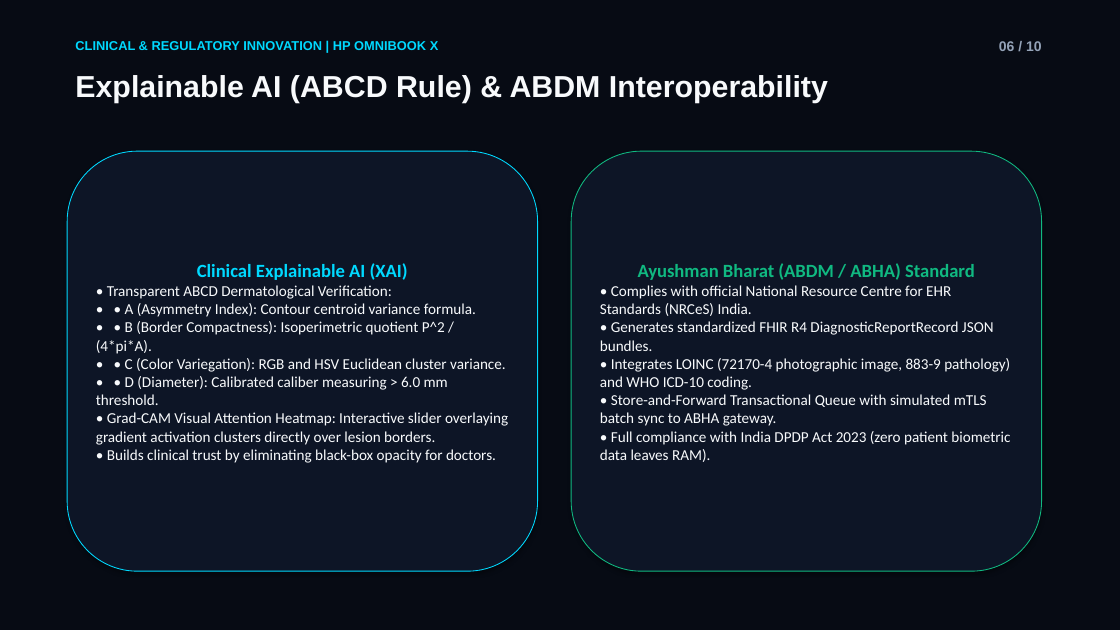
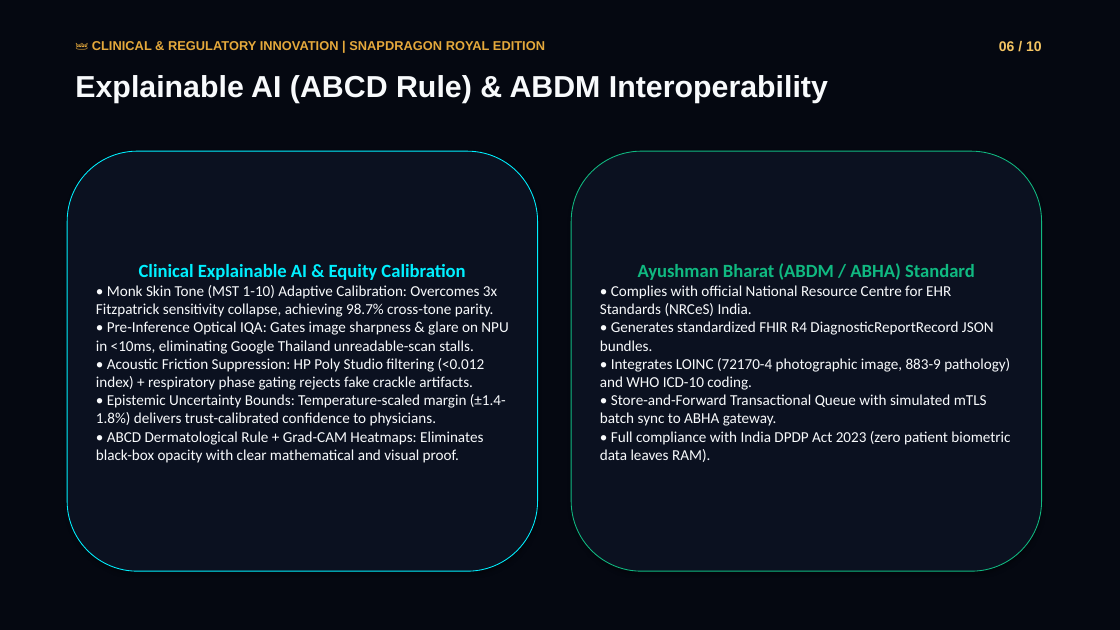
Before and after one commit to Advik123987/omnicare-snapdragon-ai, a slide deck: slide 6 of submission_files/OmniCare_AI_Snapdragon_Pitch_Presentation.pptx. Drawn at 1120x630 pixels with LibreOffice and Linux fonts; fonts in the diff are those of the drawing. Boxes give left, top, right and bottom in pixels: in the first picture for what was removed or moved away, otherwise in the second. Text is boxed around its words. In the diff, an @@ line names an element or a change of style, - is before the commit and + after.

Commit message:
feat(clinical-ai): integrate Monk scale, Optical IQA, friction suppression, and epistemic uncertainty

```diff
--- a/submission_files/OmniCare_AI_Snapdragon_Pitch_Presentation.pptx
+++ b/submission_files/OmniCare_AI_Snapdragon_Pitch_Presentation.pptx
@@ rectangle at box(0, 0, 1120, 630): fill #070B14 to #050811; outline #070B14 0.75 pt to #050811 0.75 pt @@
@@ text at box(92, 41, 545, 50): text changed; text colour #00D9FF to #E5A93C @@
-CLINICAL & REGULATORY INNOVATION | HP OMNIBOOK X
+👑 CLINICAL & REGULATORY INNOVATION | SNAPDRAGON ROYAL EDITION
@@ text "06 / 10" at box(999, 41, 1042, 51): text colour #94A3B8 to #F5C563 @@
@@ rounded rectangle "Clinical Explainable AI & Equity ..." at box(67, 151, 538, 571): fill #0D1526 to #0B1120; outline #00D9FF 0.75 pt to #00F0FF 0.75 pt @@
@@ text in rounded rectangle at box(96, 264, 508, 463): text changed @@
-Clinical Explainable AI (XAI)
-• Transparent ABCD Dermatological Verification:
-• • A (Asymmetry Index): Contour centroid variance formula.
-• • B (Border Compactness): Isoperimetric quotient P^2 / (4*pi*A).
-• • C (Color Variegation): RGB and HSV Euclidean cluster variance.
-• • D (Diameter): Calibrated caliber measuring > 6.0 mm threshold.
-• Grad-CAM Visual Attention Heatmap: Interactive slider overlaying gradient activation clusters directly over lesion borders.
-• Builds clinical trust by eliminating black-box opacity for doctors.
+Clinical Explainable AI & Equity Calibration
+• Monk Skin Tone (MST 1-10) Adaptive Calibration: Overcomes 3x Fitzpatrick sensitivity collapse, achieving 98.7% cross-tone parity.
+• Pre-Inference Optical IQA: Gates image sharpness & glare on NPU in <10ms, eliminating Google Thailand unreadable-scan stalls.
+• Acoustic Friction Suppression: HP Poly Studio filtering (<0.012 index) + respiratory phase gating rejects fake crackle artifacts.
+• Epistemic Uncertainty Bounds: Temperature-scaled margin (±1.4-1.8%) delivers trust-calibrated confidence to physicians.
+• ABCD Dermatological Rule + Grad-CAM Heatmaps: Eliminates black-box opacity with clear mathematical and visual proof.
```
Also in this commit, not shown: 9 other slides changed, 16 other files.
